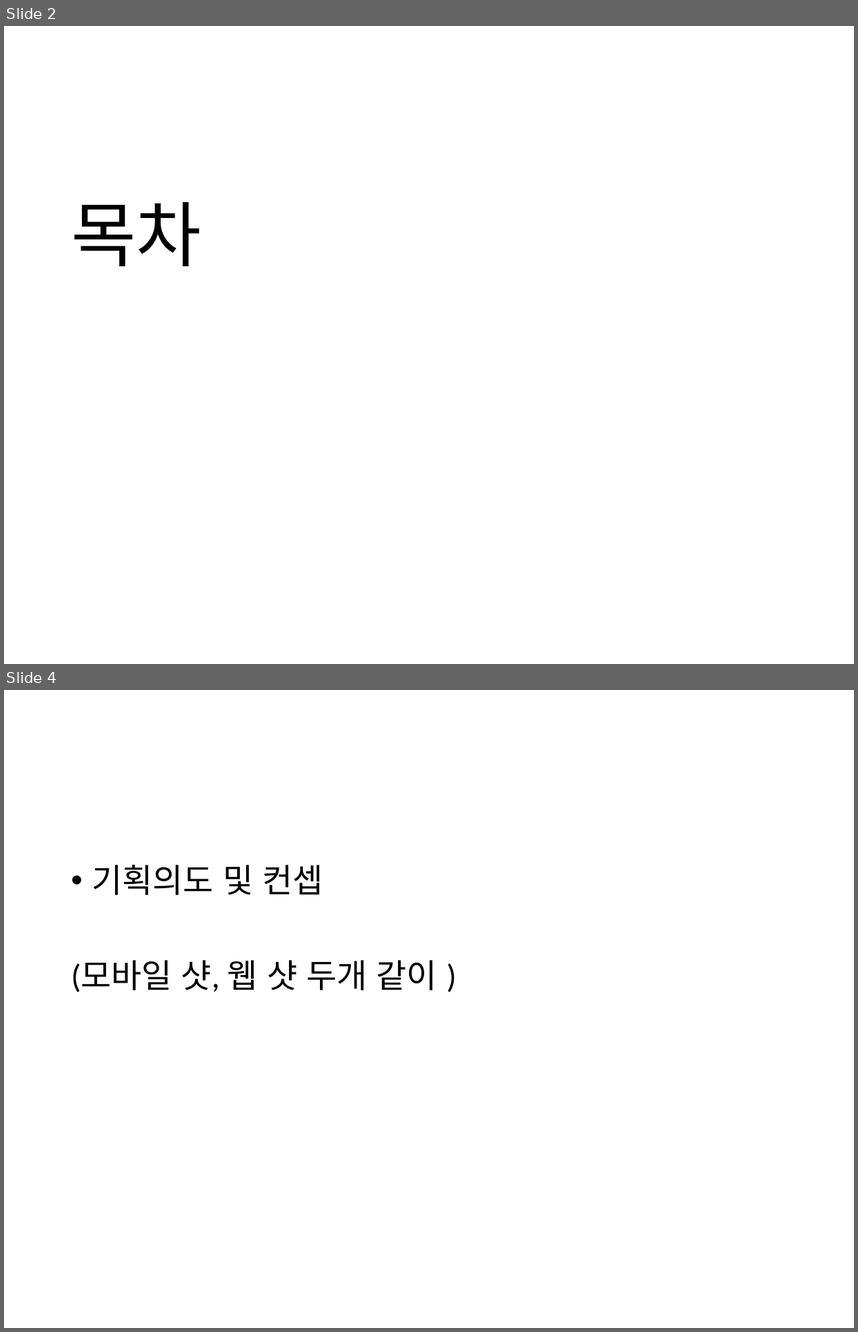
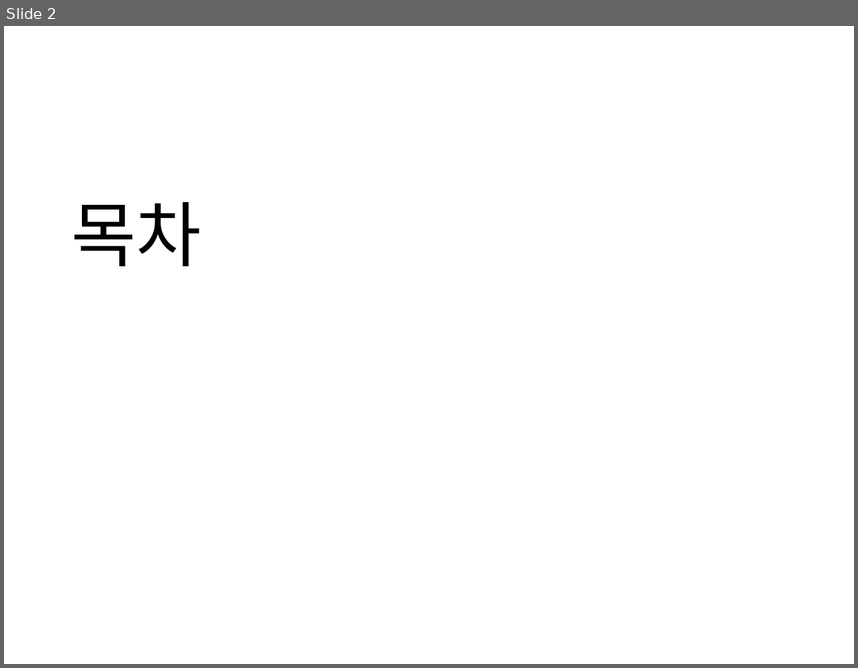
Before and after one commit to rlamj5555/ui_ux_test, a slide deck: project_2/ppt/project_hes.pptx. Shown one above the other, each under a label of ours: slides 2 and 4 before the commit, slide 2 after it; the slides between them are not shown. The pictures are 858x1332 and 858x668 pixels, drawn with LibreOffice and Linux fonts; fonts in the diff are those of the drawing. Boxes give left, top, right and bottom in pixels: in the first picture for what was removed or moved away, otherwise in the second. Text is boxed around its words. In the diff, an @@ line names an element or a change of style, - is before the commit and + after.

```diff
--- a/project_2/ppt/project_hes.pptx
+++ b/project_2/ppt/project_hes.pptx
@@ slide 4 removed at (x1=4, y1=690, x2=854, y2=1328), background #FFFFFF @@
@@ text removed at (x1=71, y1=865, x2=437, y2=992) @@
-• 기획의도 및 컨셉
-(모바일 샷, 웹 샷 두개 같이 )
```
Also in this commit, not shown: 4 slides added, 3 other slides removed, 13 other files.
